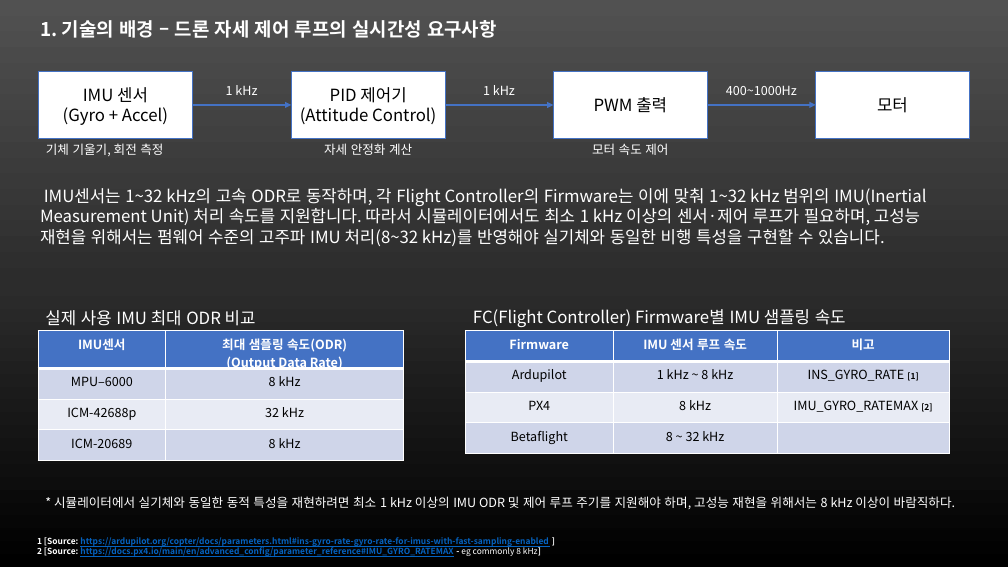
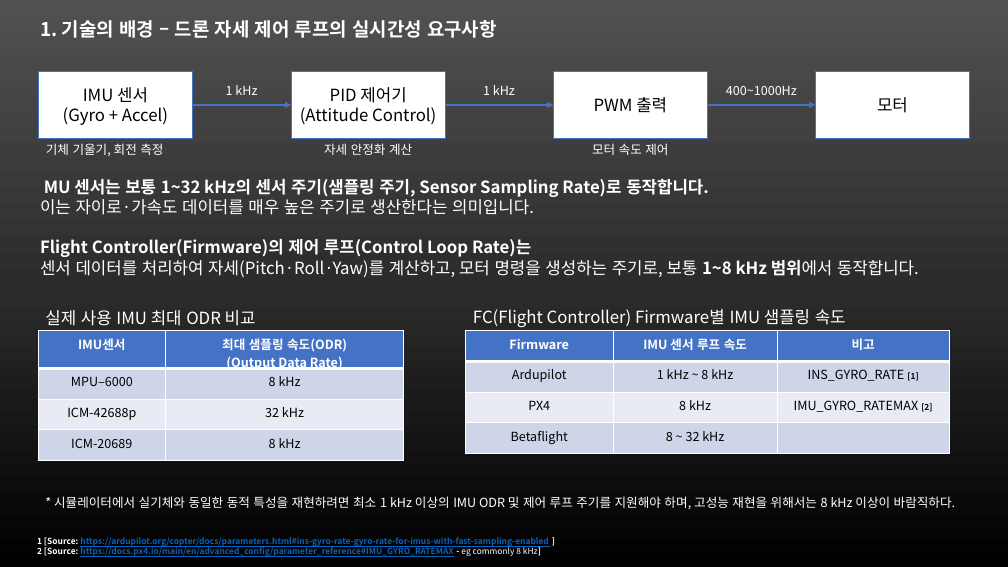
Before and after one commit to noztosky/sim25, a slide deck: slide 3 of x_memory/docs2/논문연구I-발표자료.pptx. Drawn at 1008x567 pixels with LibreOffice and Linux fonts; fonts in the diff are those of the drawing. Boxes give left, top, right and bottom in pixels: in the first picture for what was removed or moved away, otherwise in the second. Text is boxed around its words. In the diff, an @@ line names an element or a change of style, - is before the commit and + after.

Commit message:
발표자료수정

```diff
--- a/x_memory/docs2/논문연구I-발표자료.pptx
+++ b/x_memory/docs2/논문연구I-발표자료.pptx
@@ text at (x1=40, y1=179, x2=919, y2=277): text changed; bold on @@
-IMU센서는 1~32 kHz의 고속 ODR로 동작하며, 각 Flight Controller의 Firmware는 이에 맞춰 1~32 kHz 범위의 IMU(Inertial Measurement Unit) 처리 속도를 지원합니다. 따라서 시뮬레이터에서도 최소 1 kHz 이상의 센서·제어 루프가 필요하며, 고성능 재현을 위해서는 펌웨어 수준의 고주파 IMU 처리(8~32 kHz)를 반영해야 실기체와 동일한 비행 특성을 구현할 수 있습니다.
+MU 센서는 보통 1~32 kHz의 센서 주기(샘플링 주기, Sensor Sampling Rate)로 동작합니다.
+이는 자이로·가속도 데이터를 매우 높은 주기로 생산한다는 의미입니다.
+Flight Controller(Firmware)의 제어 루프(Control Loop Rate)는
+센서 데이터를 처리하여 자세(Pitch·Roll·Yaw)를 계산하고, 모터 명령을 생성하는 주기로, 보통 1~8 kHz 범위에서 동작합니다.
```
